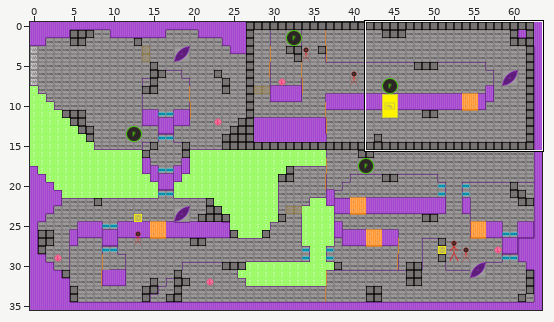
Tiled map (JSON) -- assets/data/level1_greyboxing.tmj. The picture above shows the old version from afar; the outline marks the close-up.
Close-up. The starting point:
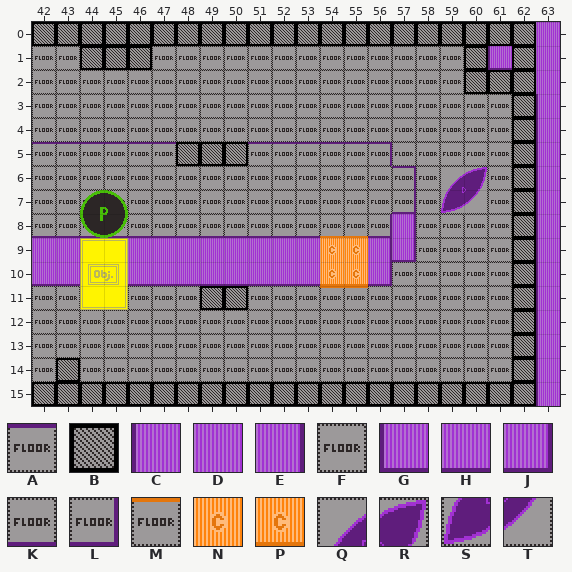
Cells are 24x24 px. Shown: x 42..63, y 0..15. The commit also changed other parts of the map, which this record leaves out.
Key: from "hive_DESI_GreyboxingTileset_23": A 5, B 7, C 10, D 11, E 12, F 15, G 20, H 21, J 22, K 25, L 26, M 34, N 41, P 51, Q 65, R 66, S 75, T 76.
_ is an empty cell, # one hidden under a higher layer.
Layers that did not change in this view are not listed.
Layer "Background 1" before, first column x 49:
0 ####____######D
1 ____________G#D
2 _____________#D
3 ______________C
4 ______________C
5 ______________C
6 ______________C
Layer "Background 2" before, first column x 42:
 0 ___________####_______
 1 FF###FFFFFFFFFFFFF#___
 2 FFFFFFFFFFFFFFFFFF##__
 3 FFFFFFFFFFFFFFFFFFFF#_
 4 FFFFFFFFFFFFFFFFFFFF#_
 5 _______________FFFFF#_
 6 ________________F##F#_
 7 ________________F##F#_
 8 _______________EFFFF#_
 9 DD##DDDDDDDD##EJFFFF#_
10 HH##HHHHHHHH##JFFFFF#_
11 FF##FFF##FFF##FFFFFF#_
12 FFFFFFFFFFFFFFFFFFFF#_
13 FFFFFFFFFFFFFFFFFFFF#_
14 F#FFFFFFFFFFFFFFFFFF#_
15 #####################_
Layer "Interactables 2" before, first column x 55:
 2 _________
 3 _________
 4 _________
 5 _________
 6 ____QR___
 7 ____ST___
 8 _________
 9 N________
10 P________
11 M________
12 _________
13 _________
14 _________
15 _________
Layer "Background 3" before, first column x 42:
 0 _____________
 1 _____________
 2 _____________
 3 _____________
 4 _____________
 5 AAAAAA###AAAA
 6 FFFFFFFFFFFFF
 7 FFFFFFFFFFFFF
 8 KKKKKKKKKKKK#
 9 _____________
10 _____________
11 _____________
12 _____________
13 _____________
14 _____________
Layer "Block" before, first column x 42:
 0 BBBBBBBBBBBBBBBBBBBBB_
 1 ____________________B_
 2 ____________________B_
 3 ____________________B_
 4 ____________________B_
 5 ____________________B_
 6 ____________________B_
 7 ____________________B_
 8 ____________________B_
 9 ____________________B_
10 ____________________B_
11 ____________________B_
12 ____________________B_
13 ____________________B_
14 ____________________B_
15 BBBBBBBBBBBBBBBBBBBBB_
The same view after the edit:
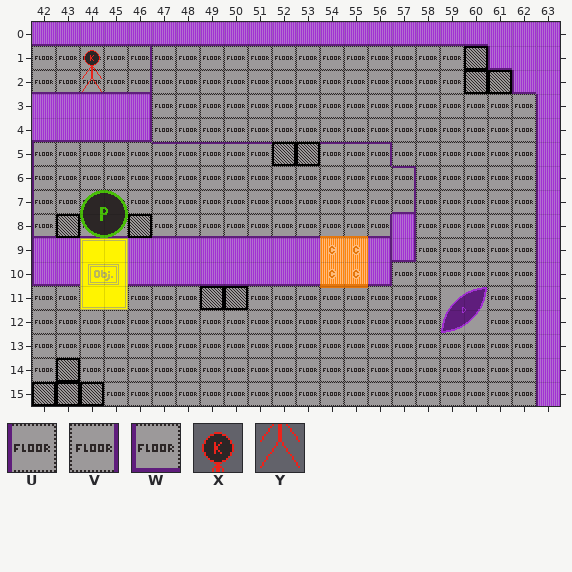
Further tiles: from "hive_DESI_GreyboxingTileset_23": U 14, V 16, W 24, X 48, Y 58.
Changes in this commit:
Changed rows in their new state; . is an unchanged cell.
Layer "Background 1":
first column x 53:
 0 HHHH
Layer "Background 2":
first column x 42:
 0 ...........____
 2 _____..........
 3 _____..........
 4 _____..........
first column x 42:
 9 C
10 G
Layer "Non-Interactables 2":
first column x 44:
 1 ___
Layer "Interactables 2":
first column x 59:
 6 __
 7 __
first column x 59:
11 QR
12 ST
Layer "Invisibles 2":
first column x 53:
 0 ____
Layer "Background 3":
first column x 42:
 3 DDDDE
 4 HHHHJ
 5 UFFFF
 6 U....
 7 U....
 8 W....
Layer "Non-Interactables 3":
first column x 43:
 5 .....___.BB
 8 B..B.......
Layer "Background 4":
first column x 42:
 1 ..FFV
 2 KKKKL
Layer "Interactables 4":
first column x 44:
 1 X
 2 Y
Layer "Block" (removed):
first column x 42:
 0 _____________________
 1 ...................._
 2 ...................._
 3 ...................._
 4 ...................._
 5 ...................._
 6 ...................._
 7 ...................._
 8 ...................._
 9 ...................._
10 ...................._
11 ...................._
12 ...................._
13 ...................._
14 ...................._
15 ...__________________
